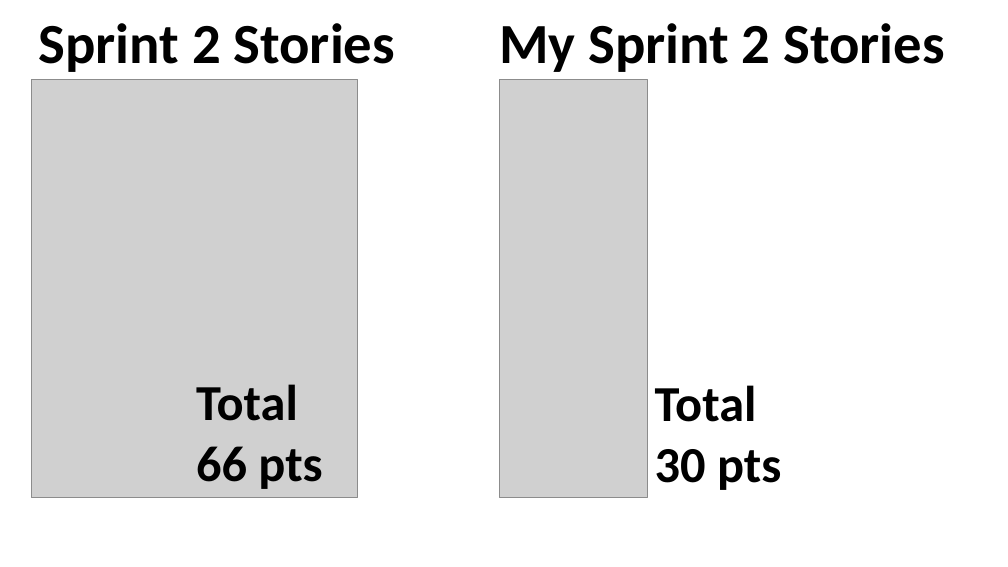
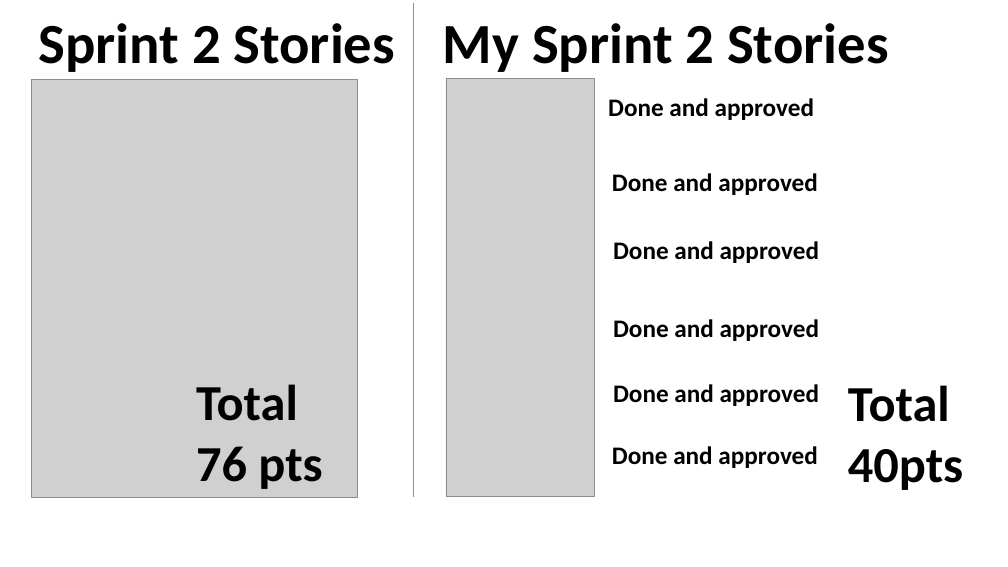
Before and after one commit to FIU-SCIS-Senior-Projects/Collaborative-Platform, a slide deck: slide 2 of Documents/Our Docs/Slides/Sprint2Presentation.pptx. Drawn at 1008x567 pixels with LibreOffice and Linux fonts; fonts in the diff are those of the drawing; grey boxes stand for pictures. Boxes give left, top, right and bottom in pixels: in the first picture for what was removed or moved away, otherwise in the second. Text is boxed around its words. In the diff, an @@ line names an element or a change of style, - is before the commit and + after.

```diff
--- a/Documents/Our Docs/Slides/Sprint2Presentation.pptx
+++ b/Documents/Our Docs/Slides/Sprint2Presentation.pptx
@@ line added from (414, 3) to (414, 497), #5B9BD5 0.5 pt @@
@@ text "My Sprint 2 Stories": place and size @@
-text "My Sprint 2 Stories" at (499, 23, 944, 72)
+text "My Sprint 2 Stories" at (443, 23, 888, 72)
@@ picture: place and size @@
-picture at (499, 79, 647, 498)
+picture at (446, 78, 594, 496)
@@ text added at (608, 98, 814, 120), 24 pt, text #000000, bold @@
+Done and approved
@@ text added at (612, 173, 817, 195), 24 pt, text #000000, bold @@
+Done and approved
@@ text added at (613, 241, 819, 263), 24 pt, text #000000, bold @@
+Done and approved
@@ text added at (613, 319, 819, 341), 24 pt, text #000000, bold @@
+Done and approved
@@ text at (196, 384, 322, 489): text changed @@
-Total 66 pts
+Total 76 pts
@@ text added at (613, 384, 819, 406), 24 pt, text #000000, bold @@
+Done and approved
@@ text at (848, 385, 963, 490): text changed @@
-Total 30 pts
+Total 40pts
@@ text added at (612, 446, 817, 468), 24 pt, text #000000, bold @@
+Done and approved
```
Also in this commit, not shown: 3 slides added, 1 slide removed, 1 other file.
